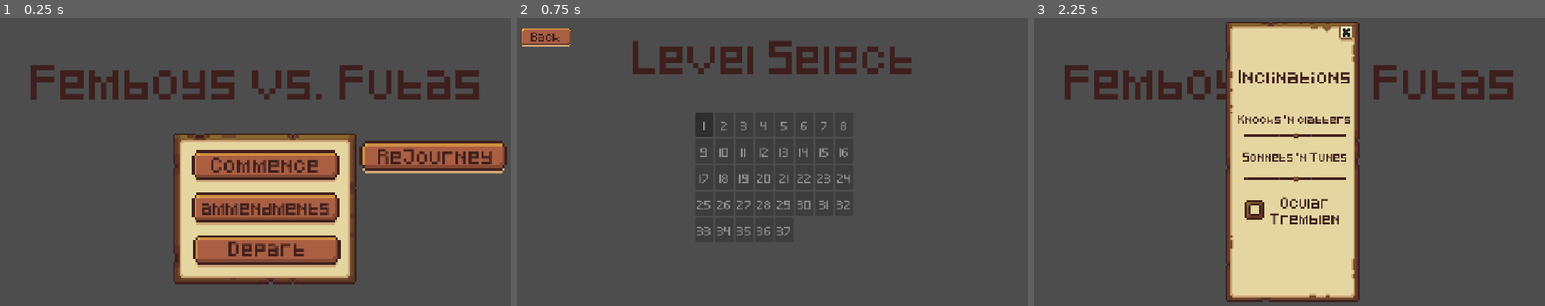
Above: before the commit, frames 1-3 (left to right).
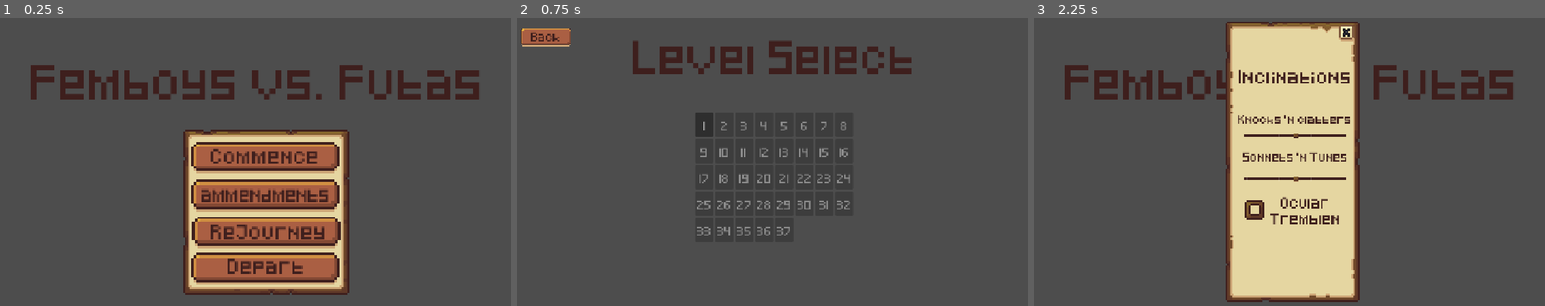
Above: after the commit, the same moments.

Repository: Cafle/craftpix-gamejam
Game: Godot game, scene res://Scenes/UI/Title.tscn
The game is run twice, just before and just after one commit, with the same random seed, the same clock (stepped at 60 frames per second) and the same inputs.
Inputs:
- Up to frame 1 (0.25 s): no input
- Up to frame 2 (0.75 s): click "Commence" at 0.5 s
- Up to frame 3 (2.25 s): click "Back" at 1.25 s; click "ammendments" at 2 s

The runs differ from the first frame. In frame 1, 21% of the frame differs, in the area x 33-100%, y 38-97%; in frame 2, nothing differs; in frame 3, nothing differs.

Commit message:
Fixed title screen

Diff:
--- a/Scenes/UI/Title.tscn
+++ b/Scenes/UI/Title.tscn
@@ -32,7 +32,7 @@
 
 [sub_resource type="AtlasTexture" id="AtlasTexture_v5gy4"]
 atlas = ExtResource("4_gyje7")
-region = Rect2(11, 299, 90, 74)
+region = Rect2(11, 443, 90, 90)
 
 [sub_resource type="AtlasTexture" id="AtlasTexture_dmmdr"]
 region = Rect2(0, 0, 160, 100)
@@ -147,10 +147,10 @@
 
 [node name="TITLE" type="Control" parent="." unique_id=1161245110]
 anchors_preset = 0
-offset_left = 449.0
-offset_top = 300.0
-offset_right = 570.0
-offset_bottom = 446.0
+offset_left = 448.0
+offset_top = 281.0
+offset_right = 569.0
+offset_bottom = 427.0
 scale = Vector2(2.0379472, 2.0388608)
 theme = ExtResource("2_blp2d")
 
@@ -178,9 +178,9 @@
 [node name="eopitois" type="TextureButton" parent="TITLE" unique_id=1784606736]
 layout_mode = 0
 offset_left = -9.323107
-offset_top = 46.104176
+offset_top = 41.19948
 offset_right = 150.6769
-offset_bottom = 81.10418
+offset_bottom = 76.19948
 theme = ExtResource("2_blp2d")
 button_mask = 3
 texture_normal = SubResource("AtlasTexture_kfdur")
@@ -199,10 +199,10 @@
 
 [node name="quit" type="TextureButton" parent="TITLE" unique_id=1683901437]
 layout_mode = 0
-offset_left = -8.341726
-offset_top = 92.20835
-offset_right = 151.65828
-offset_bottom = 127.20834
+offset_left = -8.832418
+offset_top = 120.165146
+offset_right = 151.16759
+offset_bottom = 155.16513
 theme = ExtResource("2_blp2d")
 button_mask = 3
 texture_normal = SubResource("AtlasTexture_178wh")
@@ -222,10 +222,10 @@
 
 [node name="rebirth" type="TextureButton" parent="TITLE" unique_id=1590729092]
 layout_mode = 0
-offset_left = 172.23213
-offset_top = -9.809395
-offset_right = 332.23212
-offset_bottom = 25.190598
+offset_left = -8.341724
+offset_top = 80.92755
+offset_right = 151.65825
+offset_bottom = 115.92752
 theme = ExtResource("2_blp2d")
 button_mask = 3
 texture_normal = SubResource("AtlasTexture_178wh")
@@ -246,12 +246,13 @@
 [node name="TextureRect" type="TextureRect" parent="TITLE" unique_id=2077926771]
 z_index = -2
 layout_mode = 0
-offset_left = -28.9507
-offset_top = -17.656918
-offset_right = 169.0493
-offset_bottom = 145.14308
+offset_left = -17.664845
+offset_top = -16.675983
+offset_right = 161.43694
+offset_bottom = 170.19307
 mouse_filter = 2
 texture = SubResource("AtlasTexture_v5gy4")
+stretch_mode = 5
 
 [node name="AnimatedSprite2D" type="AnimatedSprite2D" parent="." unique_id=2049331059]
 position = Vector2(582, 153)
Binary file changed: Assets/UI/ui.png
